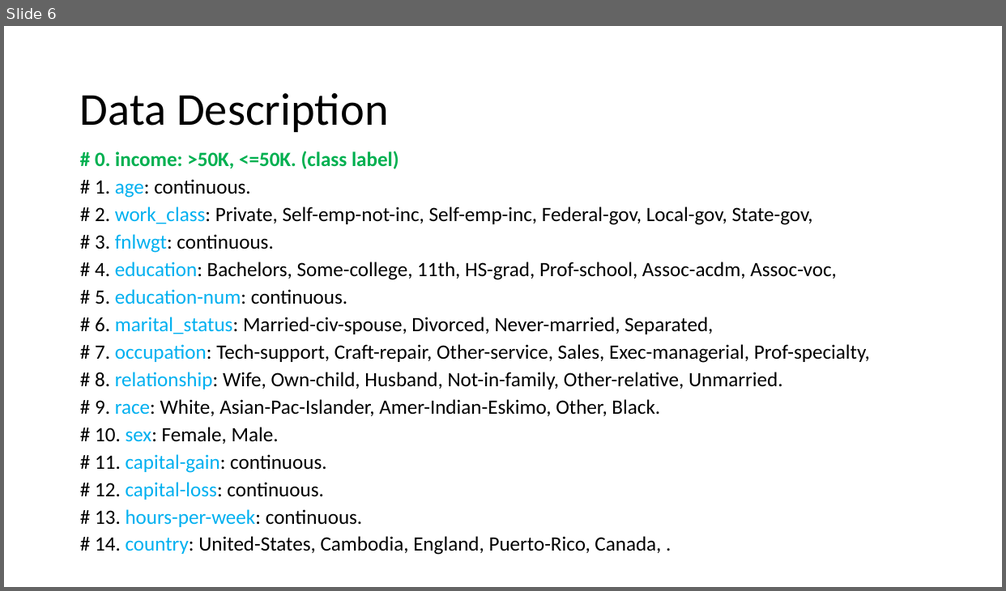
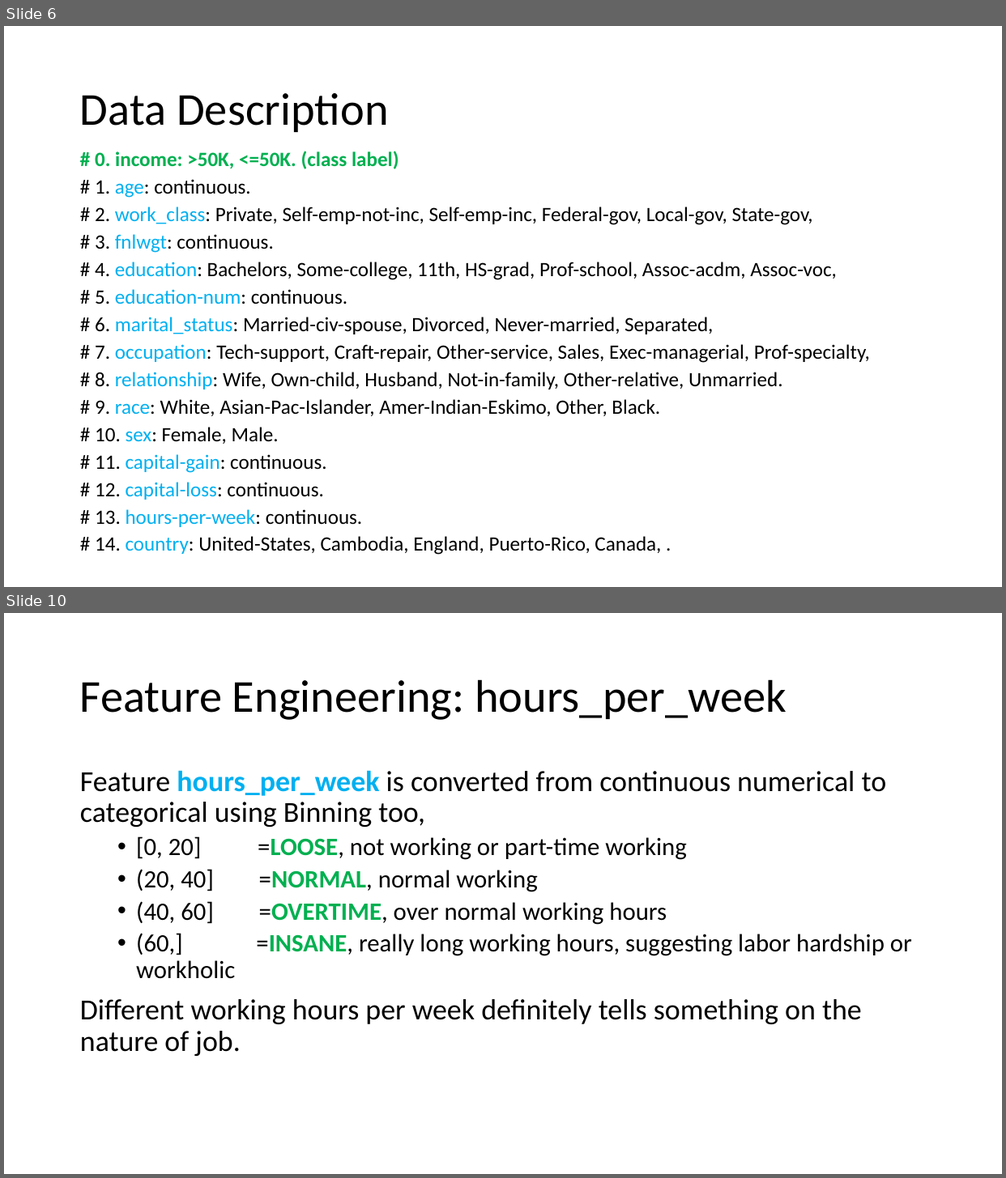
Before and after one commit to lifengzhi/msa_mh8101_or1_lp, a slide deck: mh8111_assignment/NaiveBayes.pptx. Shown one above the other, each under a label of ours: slide 6 before the commit, slides 6 and 10 after it; the slides between them are not shown. The pictures are 1006x591 and 1006x1178 pixels, drawn with LibreOffice and Linux fonts; fonts in the diff are those of the drawing. Boxes give left, top, right and bottom in pixels: in the first picture for what was removed or moved away, otherwise in the second. Text is boxed around its words. In the diff, an @@ line names an element or a change of style, - is before the commit and + after.

```diff
--- a/mh8111_assignment/NaiveBayes.pptx
+++ b/mh8111_assignment/NaiveBayes.pptx
@@ slide 10 added at [4,613,1002,1174], background #FFFFFF @@
@@ title added at [80,679,786,720], 44 pt, text #000000 @@
+Feature Engineering: hours_per_week
@@ text added at [80,770,912,1056], 24 pt, text #000000 @@
+Feature hours_per_week is converted from continuous numerical to categorical using Binning too,
+  • [0, 20] =LOOSE, not working or part-time working
+  • (20, 40] =NORMAL, normal working
+  • (40, 60] =OVERTIME, over normal working hours
+  • (60,] =INSANE, really long working hours, suggesting labor hardship or workholic
+Different working hours per week definitely tells something on the nature of job.
```
Also in this commit, not shown: 6 slides changed, 8 other slides added, 10 slides removed.
